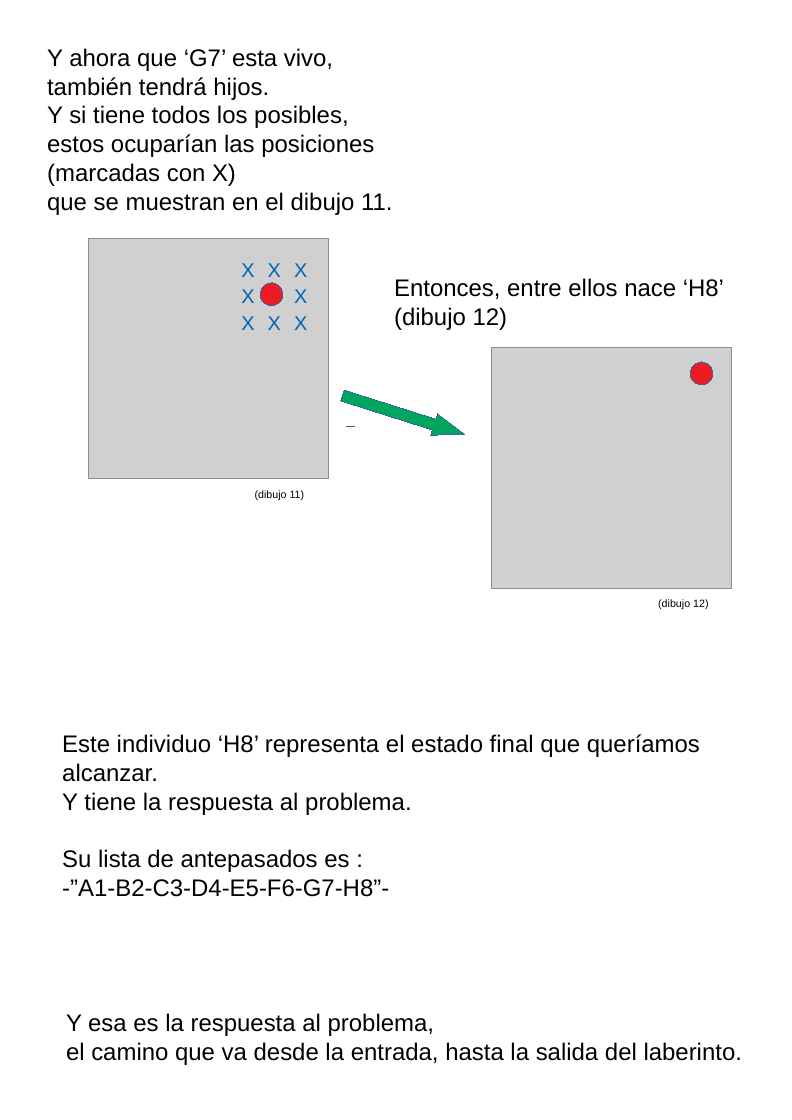
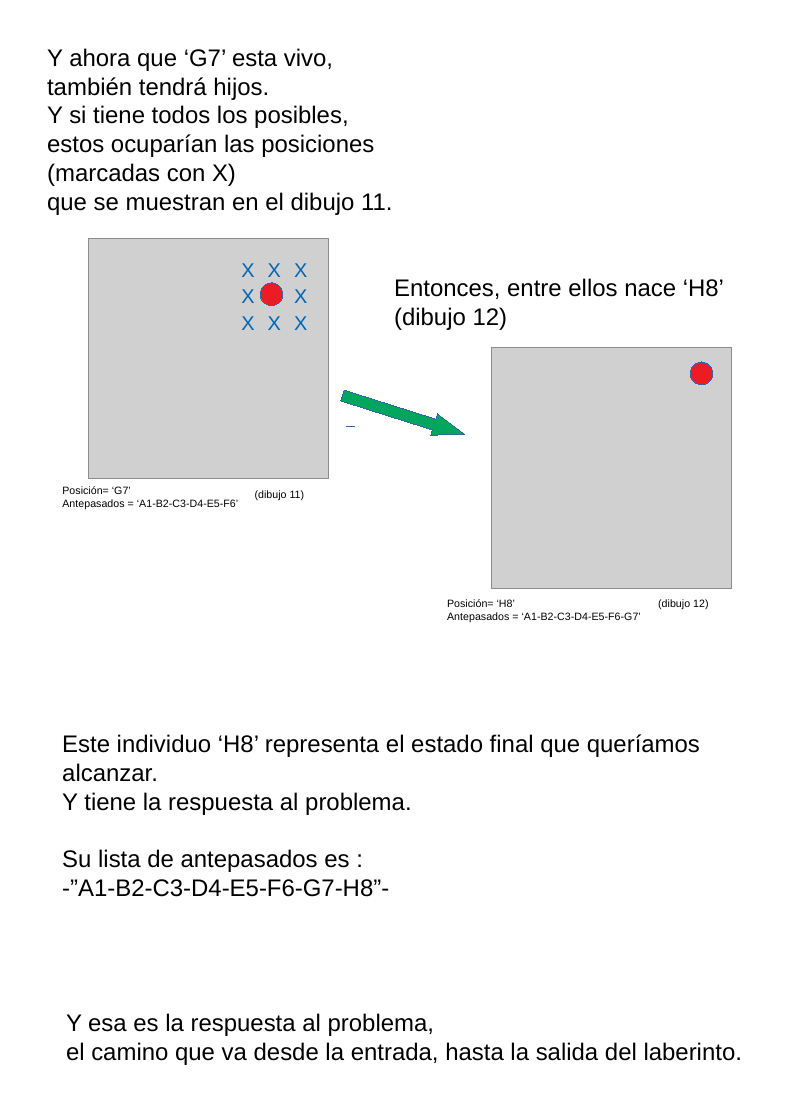
Before and after one commit to fabhrius/La-Cosa, a slide deck: slide 14 of capitulos/Resolver un problema simple/Resolviendo un problema simple.odp (slide 12 before the commit). Drawn at 792x1120 pixels with LibreOffice and Linux fonts; fonts in the diff are those of the drawing; grey boxes stand for pictures. Boxes give left, top, right and bottom in pixels: in the first picture for what was removed or moved away, otherwise in the second. Text is boxed around its words. In the diff, an @@ line names an element or a change of style, - is before the commit and + after.

```diff
--- a/capitulos/Resolver un problema simple/Resolviendo un problema simple.odp
+++ b/capitulos/Resolver un problema simple/Resolviendo un problema simple.odp
@@ text added at bbox=[62, 486, 238, 510], 8 pt, text #000000 @@
+Posición= ‘G7’
+Antepasados = ‘A1-B2-C3-D4-E5-F6’
@@ text added at bbox=[447, 599, 641, 622], 8 pt, text #000000 @@
+Posición= ‘H8’
+Antepasados = ‘A1-B2-C3-D4-E5-F6-G7’
```
Also in this commit, not shown: 5 other slides changed, 1 slide added, 2 slides removed, 2 other files.
